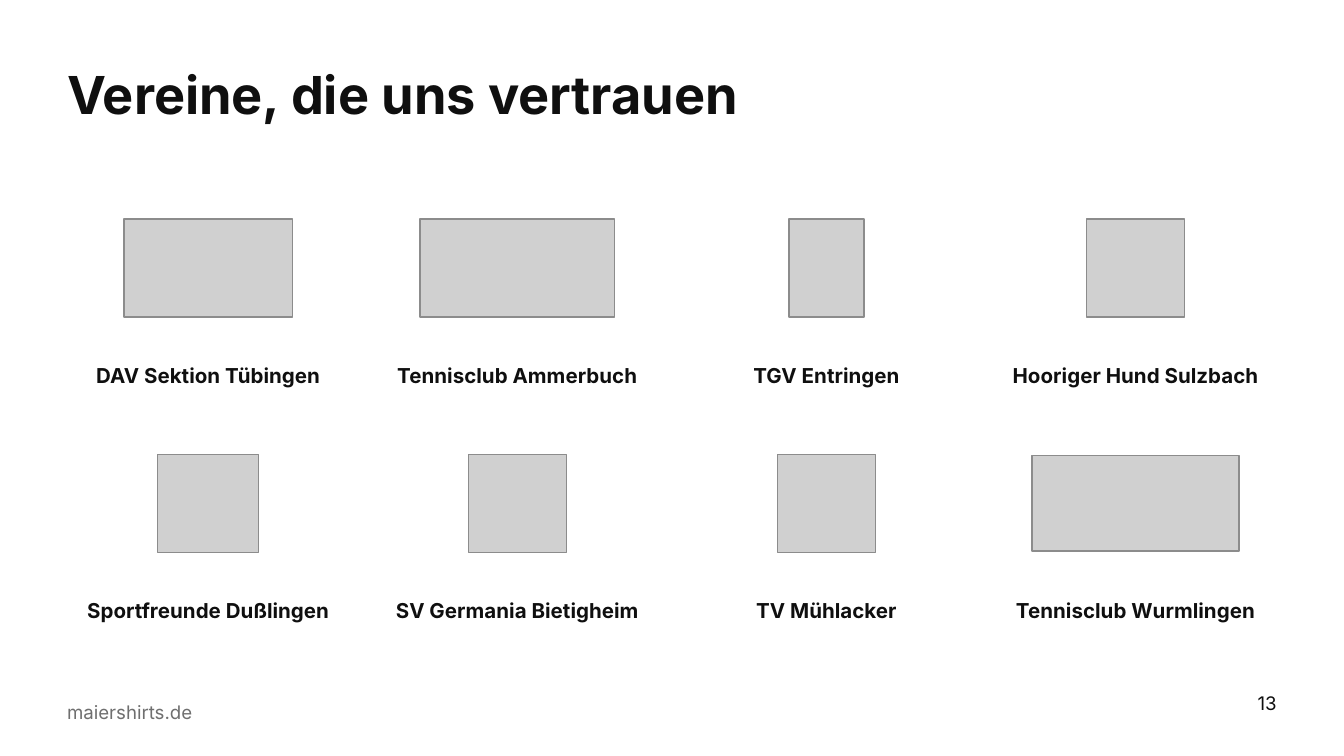
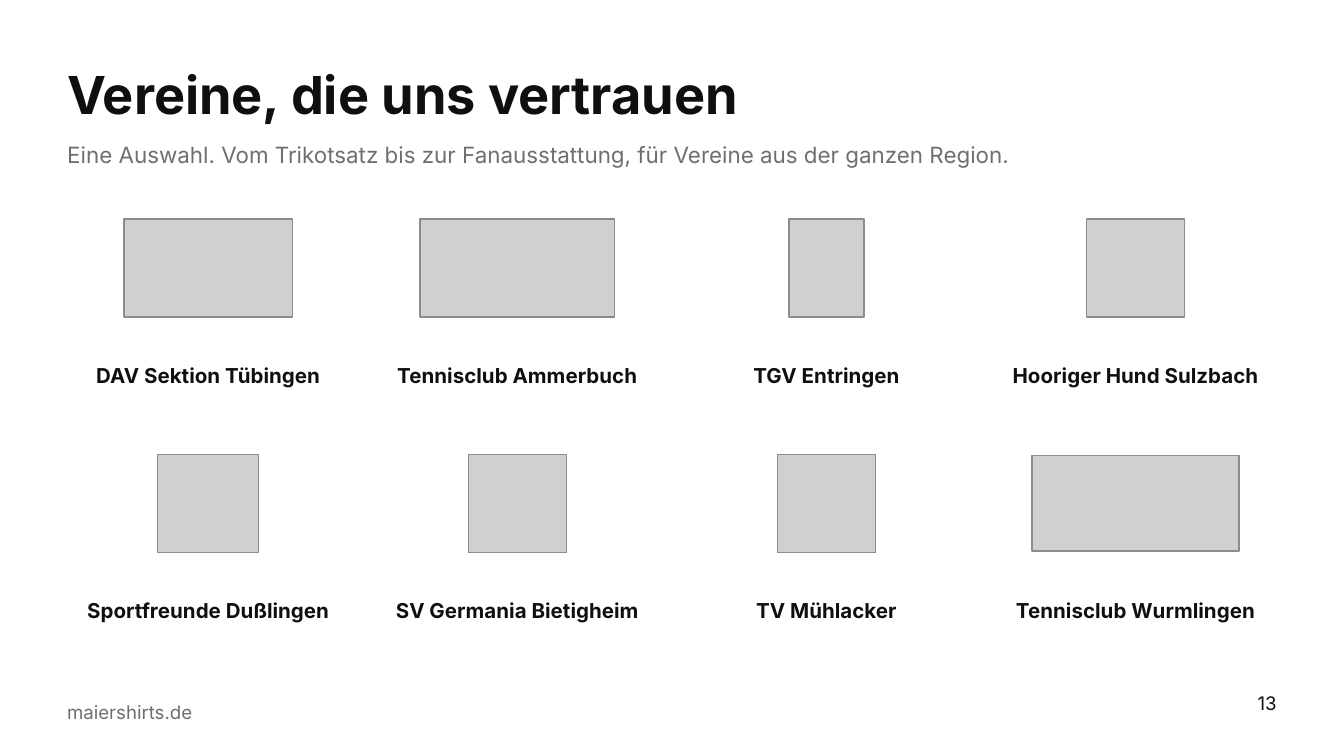
Before and after one commit to sm6161-eng/lexware-angebot-tool, a slide deck: slide 13 of presentation/dist/Maiershirts_Master.potx. Drawn at 1344x756 pixels with LibreOffice and Linux fonts; fonts in the diff are those of the drawing; grey boxes stand for pictures; background and template pictures are left out. Boxes give left, top, right and bottom in pixels: in the first picture for what was removed or moved away, otherwise in the second. Text is boxed around its words. In the diff, an @@ line names an element or a change of style, - is before the commit and + after.

```diff
--- a/presentation/dist/Maiershirts_Master.potx
+++ b/presentation/dist/Maiershirts_Master.potx
@@ text added at bbox=[67, 146, 1008, 168], 12 pt, text #0F0F0F at 60% opacity @@
+Eine Auswahl. Vom Trikotsatz bis zur Fanausstattung, für Vereine aus der ganzen Region.
```
Also in this commit, not shown: 2 other slides changed, 2 other files.
